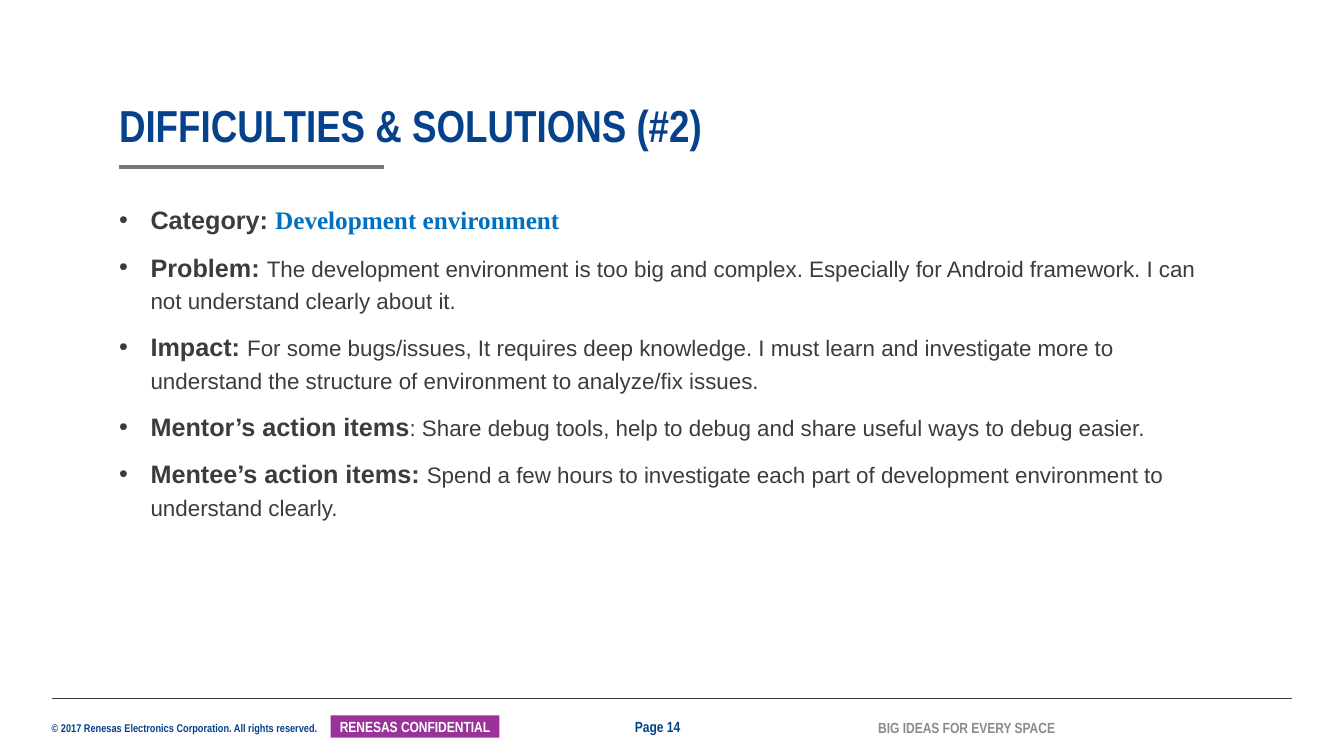
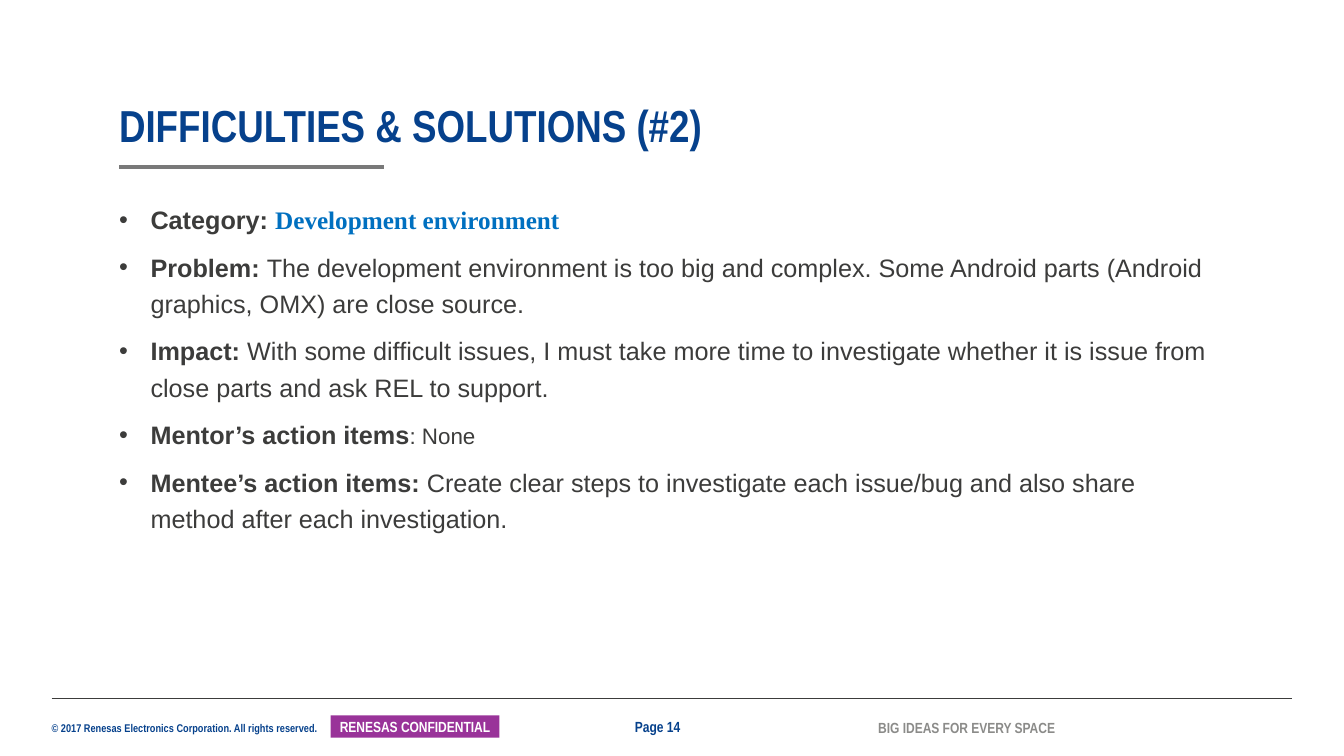
Before and after one commit to tranchikha/myapplication, a slide deck: slide 14 of LAST_TERM/2042_TranChiKha_ISS_MentorMentee_26G.pptx. Drawn at 1344x756 pixels with LibreOffice and Linux fonts; fonts in the diff are those of the drawing; background and template pictures are left out. Boxes give left, top, right and bottom in pixels: in the first picture for what was removed or moved away, otherwise in the second. Text is boxed around its words. In the diff, an @@ line names an element or a change of style, - is before the commit and + after.

Commit message:
update slide

```diff
--- a/LAST_TERM/2042_TranChiKha_ISS_MentorMentee_26G.pptx
+++ b/LAST_TERM/2042_TranChiKha_ISS_MentorMentee_26G.pptx
@@ text at box(151, 258, 1205, 534): text changed; size 16 to 18 pt @@
-• Problem: The development environment is too big and complex. Especially for Android framework. I can not understand clearly about it.
-• Impact: For some bugs/issues, It requires deep knowledge. I must learn and investigate more to understand the structure of environment to analyze/fix issues.
-• Mentor’s action items: Share debug tools, help to debug and share useful ways to debug easier.
-• Mentee’s action items: Spend a few hours to investigate each part of development environment to understand clearly.
+• Problem: The development environment is too big and complex. Some Android parts (Android graphics, OMX) are close source.
+• Impact: With some difficult issues, I must take more time to investigate whether it is issue from close parts and ask REL to support.
+• Mentor’s action items: None
+• Mentee’s action items: Create clear steps to investigate each issue/bug and also share method after each investigation.
```
Also in this commit, not shown: 6 other slides changed.
